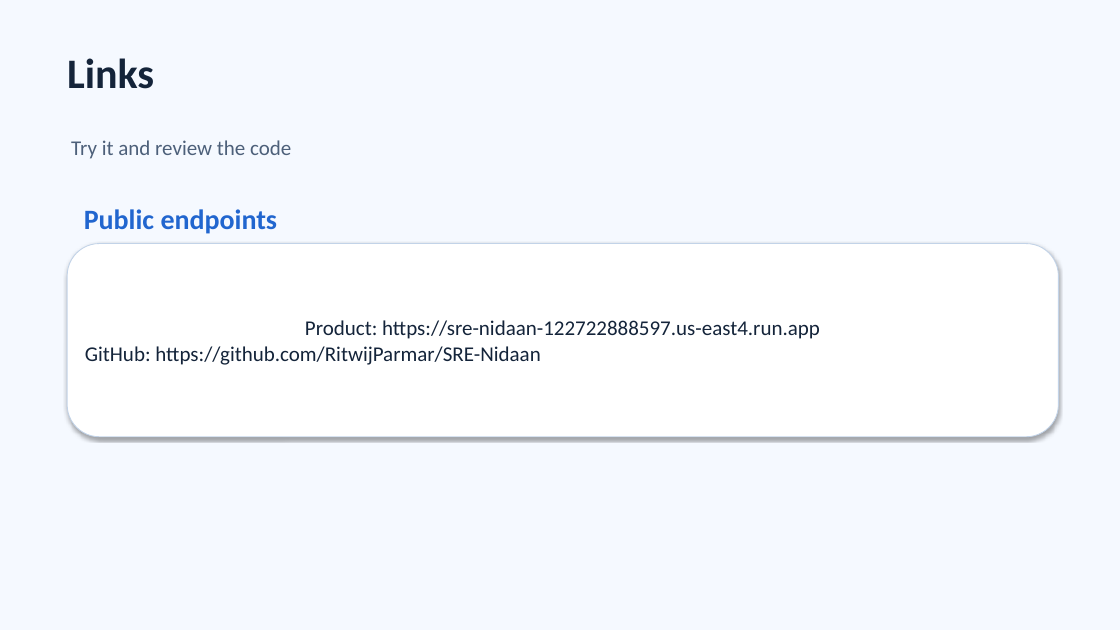
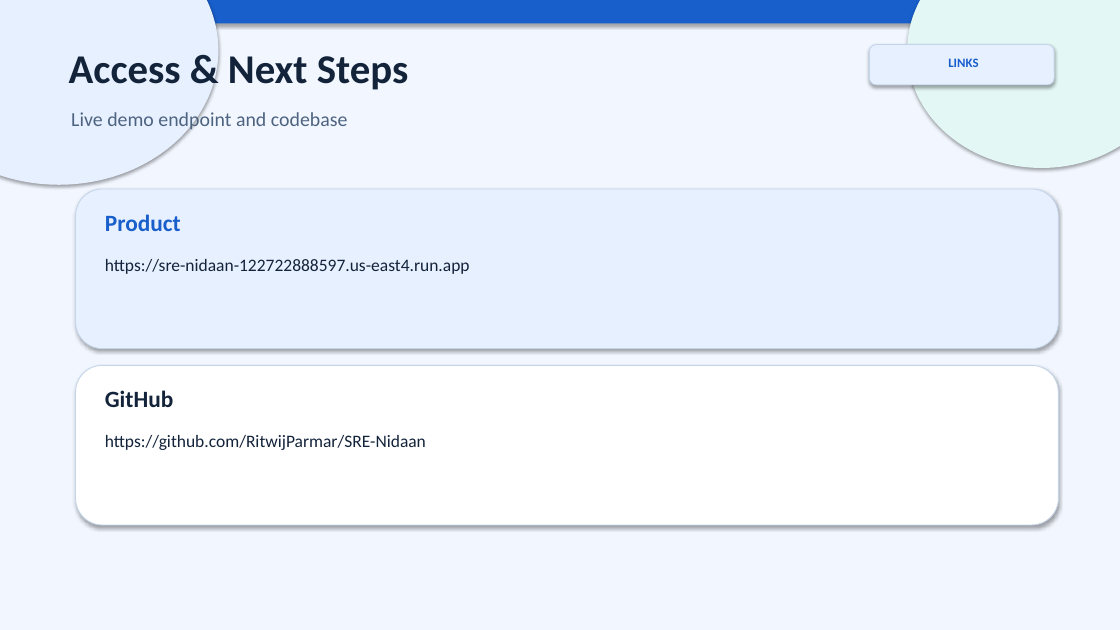
Before and after one commit to RitwijParmar/SRE-Nidaan, a slide deck: slide 9 of presentations/SRE_Nidaan_Demo_Deck.pptx (slide 10 before the commit). Drawn at 1120x630 pixels with LibreOffice and Linux fonts; fonts in the diff are those of the drawing. Boxes give left, top, right and bottom in pixels: in the first picture for what was removed or moved away, otherwise in the second. Text is boxed around its words. In the diff, an @@ line names an element or a change of style, - is before the commit and + after.

Commit message:
Redesign demo deck with stronger visual storytelling and walkthrough flow

```diff
--- a/presentations/SRE_Nidaan_Demo_Deck.pptx
+++ b/presentations/SRE_Nidaan_Demo_Deck.pptx
@@ rectangle at (x1=0, y1=0, x2=1120, y2=630): fill #F5F9FF to #F2F7FF @@
@@ rectangle added at (x1=0, y1=0, x2=1120, y2=24), fill #185FCB @@
@@ ellipse added at (x1=0, y1=0, x2=218, y2=185), fill #E7F0FF @@
@@ ellipse added at (x1=907, y1=0, x2=1120, y2=168), fill #E3F7F4 @@
@@ text added at (x1=69, y1=56, x2=408, y2=90), 35 pt, text #13233A, bold @@
+Access & Next Steps
@@ rounded rectangle added at (x1=870, y1=45, x2=1054, y2=85), fill #E7F0FF, outline #C4D5E9 0.75 pt @@
@@ text at (x1=948, y1=58, x2=978, y2=67): text changed; size 36 to 11 pt; text colour #14243A to #185FCB @@
-Links
+LINKS
@@ text added at (x1=71, y1=110, x2=348, y2=132), 17 pt, text #4E6380 @@
+Live demo endpoint and codebase
@@ text removed at (x1=71, y1=140, x2=291, y2=159) @@
-Try it and review the code
@@ rounded rectangle added at (x1=76, y1=189, x2=1059, y2=349), fill #E7F0FF, outline #C4D5E9 0.75 pt @@
@@ text removed at (x1=84, y1=209, x2=278, y2=234) @@
-Public endpoints
@@ text added at (x1=105, y1=214, x2=181, y2=231), 20 pt, text #185FCB, bold @@
+Product
@@ text "https://sre-nidaan-122722888597.us-east4.run.app" moved from (x1=67, y1=244, x2=1059, y2=437) to (x1=105, y1=259, x2=470, y2=274) @@
@@ text "https://sre-nidaan-122722888597.us-east4.run.app" at (x1=105, y1=259, x2=470, y2=274): vertical alignment middle to top; fill #FFFFFF to none; outline #C2D3E8 0.75 pt to none; shadow off @@
@@ text at (x1=105, y1=259, x2=470, y2=274): text changed; size 18 to 15 pt; text colour #14243A to #13233A @@
-Product: https://sre-nidaan-122722888597.us-east4.run.app
-GitHub: https://github.com/RitwijParmar/SRE-Nidaan
+https://sre-nidaan-122722888597.us-east4.run.app
@@ rounded rectangle added at (x1=76, y1=365, x2=1059, y2=525), fill #FFFFFF, outline #C4D5E9 0.75 pt @@
@@ text added at (x1=105, y1=390, x2=173, y2=407), 20 pt, text #13233A, bold @@
+GitHub
@@ text added at (x1=105, y1=435, x2=426, y2=450), 15 pt, text #13233A @@
+https://github.com/RitwijParmar/SRE-Nidaan
```
Also in this commit, not shown: 1 other slide changed, 7 slides added, 8 slides removed, 2 other files.
